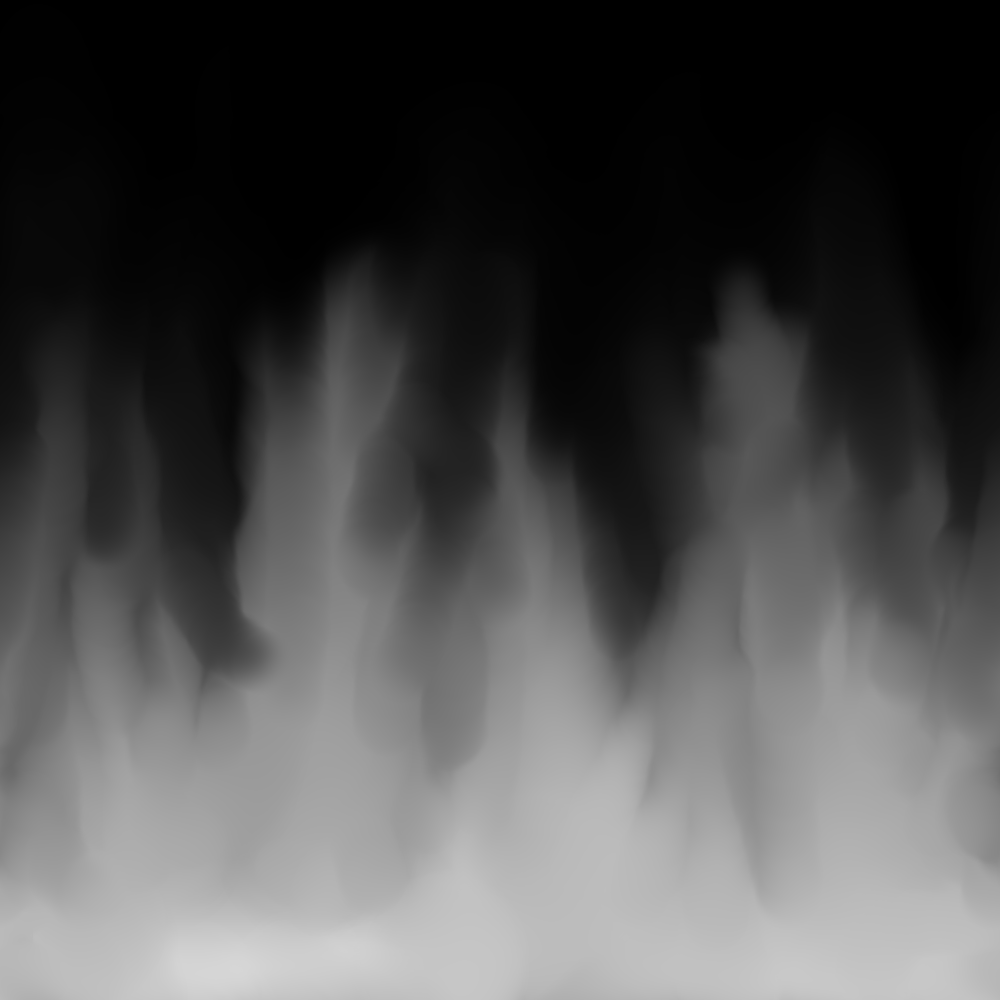
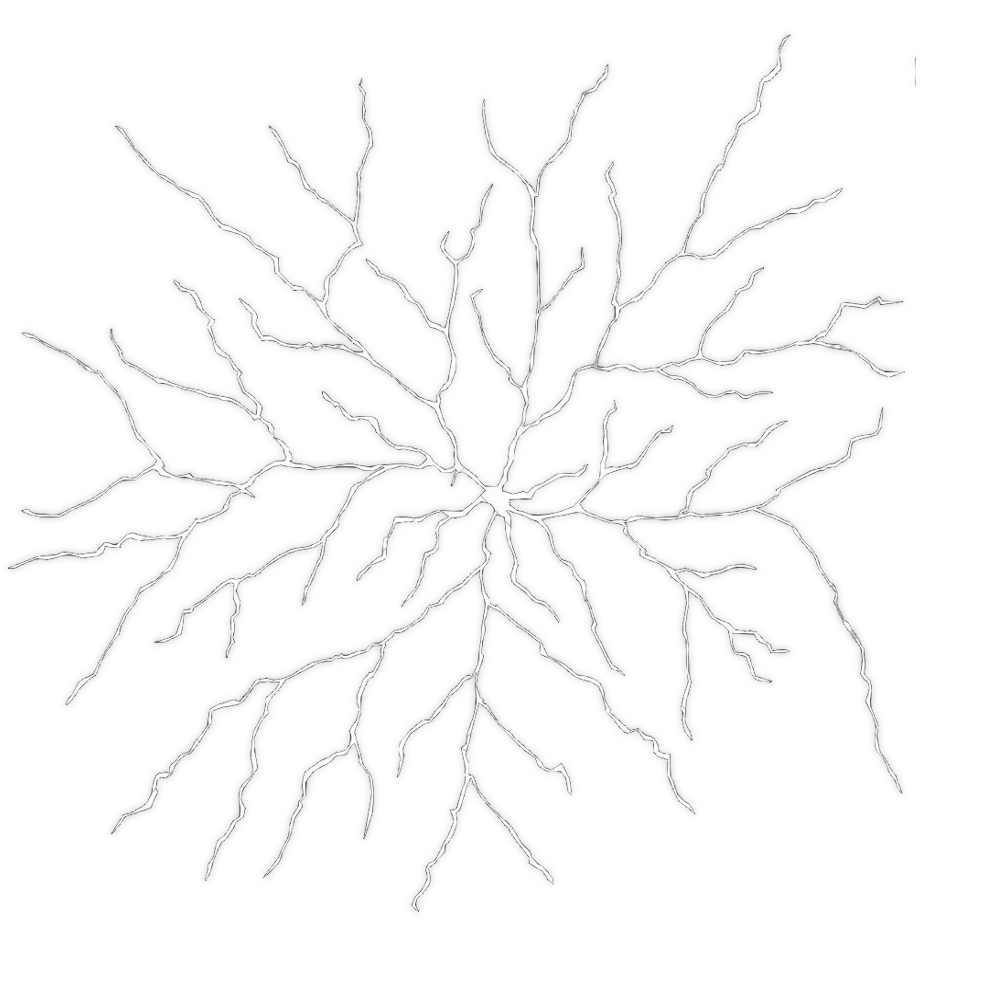
Layer changes from the first 1000 x 1000 image to the second:
added layer "cracks" above "Copy of cracks" over box(0, 0, 960, 960)
added layer "Copy of cracks" above "Fires" over box(0, 0, 960, 960)
renamed "Paint Layer 1" to "Fires", hid it, painted on it over box(0, 0, 1000, 1000)
hid "Background" over box(0, 0, 1000, 1000)
